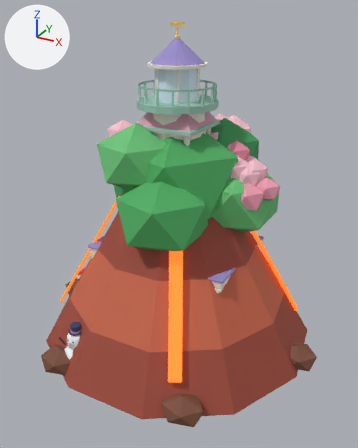
An edit to the glTF model web/public/models/island.glb, drawn before and after from the same camera.
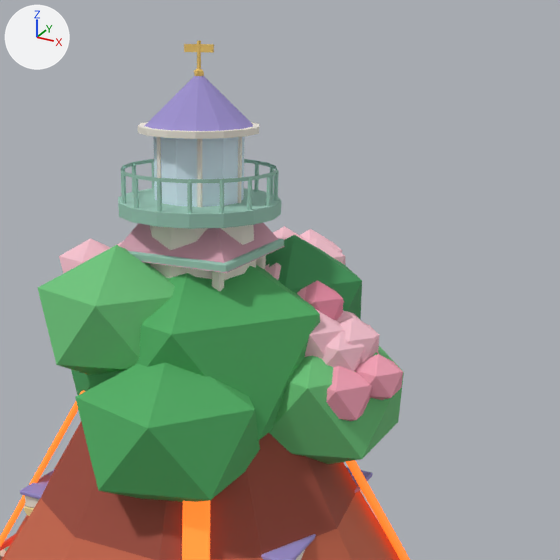
Old and new are each drawn whole from a 50 mm camera at (11.02, -19.88, 15.96) aimed at (0.21, -0.24, 6.13) and again close up on the part from 22% to 100% of the width and 0% to 63% of the height. Every picture has the same lights, and +X, +Y and +Z are marked at upper left. The first two pictures are the older version. Where no turn or scale is listed for an object, it has been applied to the vertices.

Names of what the first close-up shows: 'CT_Roof', 'EV_L1', 'EV_L2', 'LH_Balcony', 'LH_Band5', 'LH_Cap', 'LH_Glass', 'WG_Crown0', 'WG_Crown1', 'WG_Crown3', 'WG_Crown4', 'WG_Crown5' and 45 more.
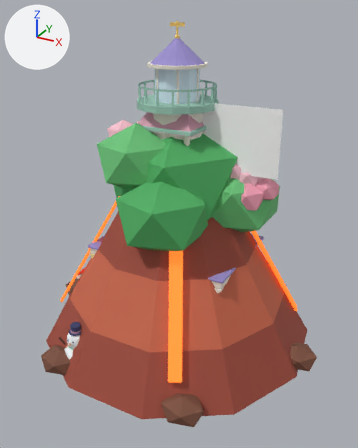
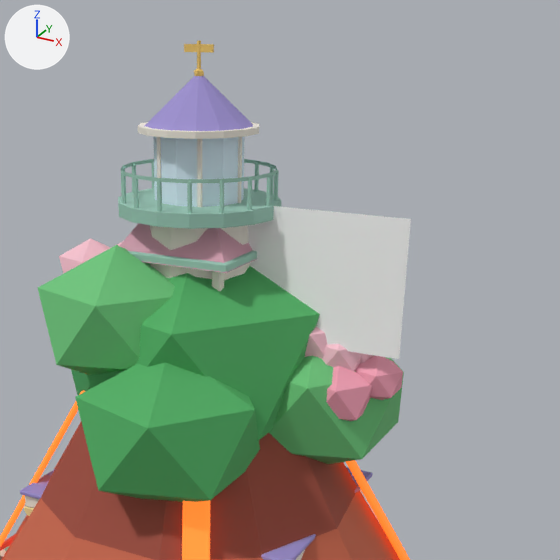
Edits to the bpy script that builds the scene:
```text
Add mat_tex_nenaflag:
    mat_tex_nenaflag = principled_material('tex_nenaflag')
    mat_tex_nenaflag.base_color = (1.0, 1.0, 1.0)  # white #ffffff
    mat_tex_nenaflag.roughness = 0.8
Add me_flag:
    me_flag.from_pydata(...)  # 400 vertices, 720 faces; spans x -2.4..2.4, y 0.0, z -1.5..1.5
    me_flag.materials.append(mat_tex_nenaflag)  # white #ffffff
Add ob_tf_flag:
    ob_tf_flag = bpy.data.objects.new('TF_Flag', me_flag)
    ob_tf_flag.location = (2.52, 0.0, 10.6)
```

What differs and where, as boxes (x1, y1, x2, y2) in the close-ups (560 x 560 px):
'TF_Flag', added: after (247, 206, 411, 359)
'WG_Crown5', unchanged, covered by the edit: before (266, 235, 362, 320)
